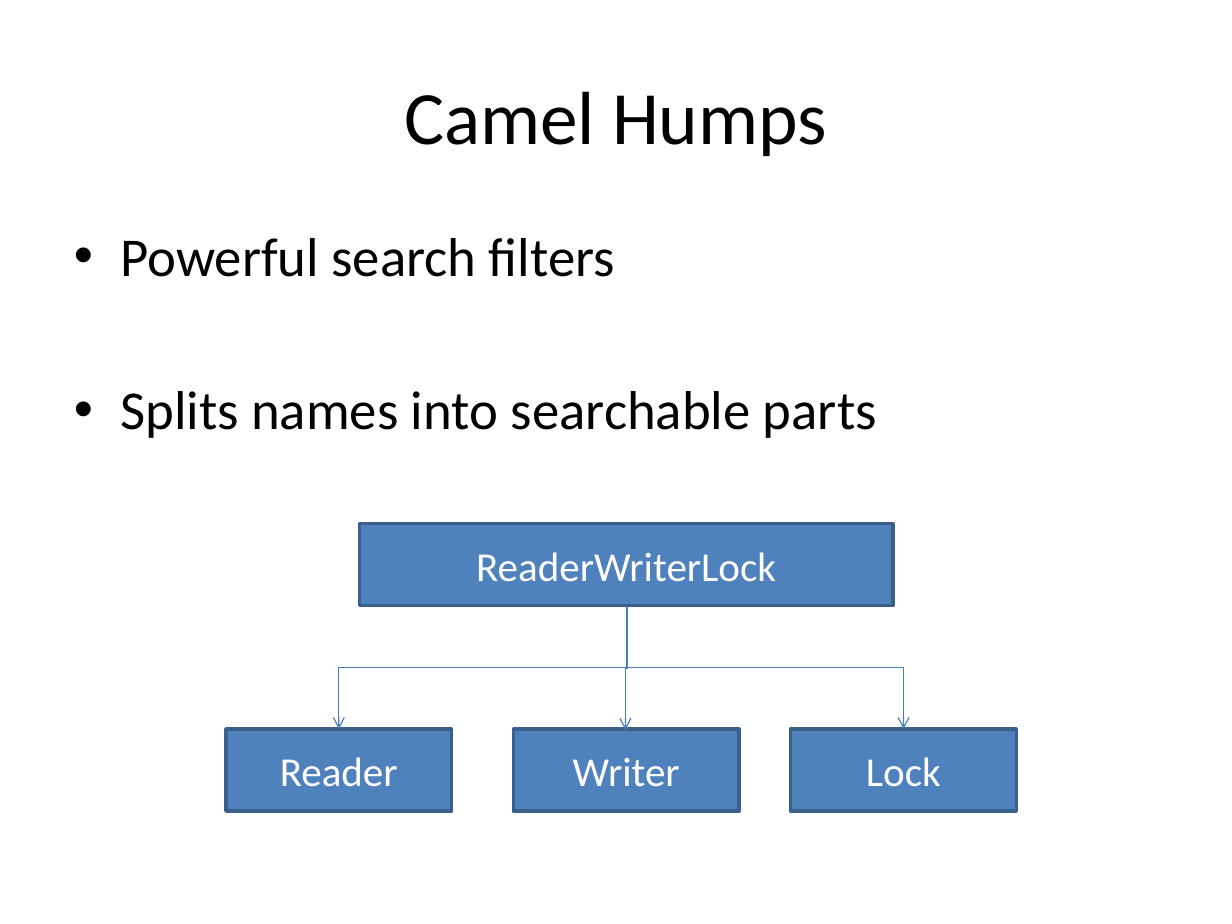
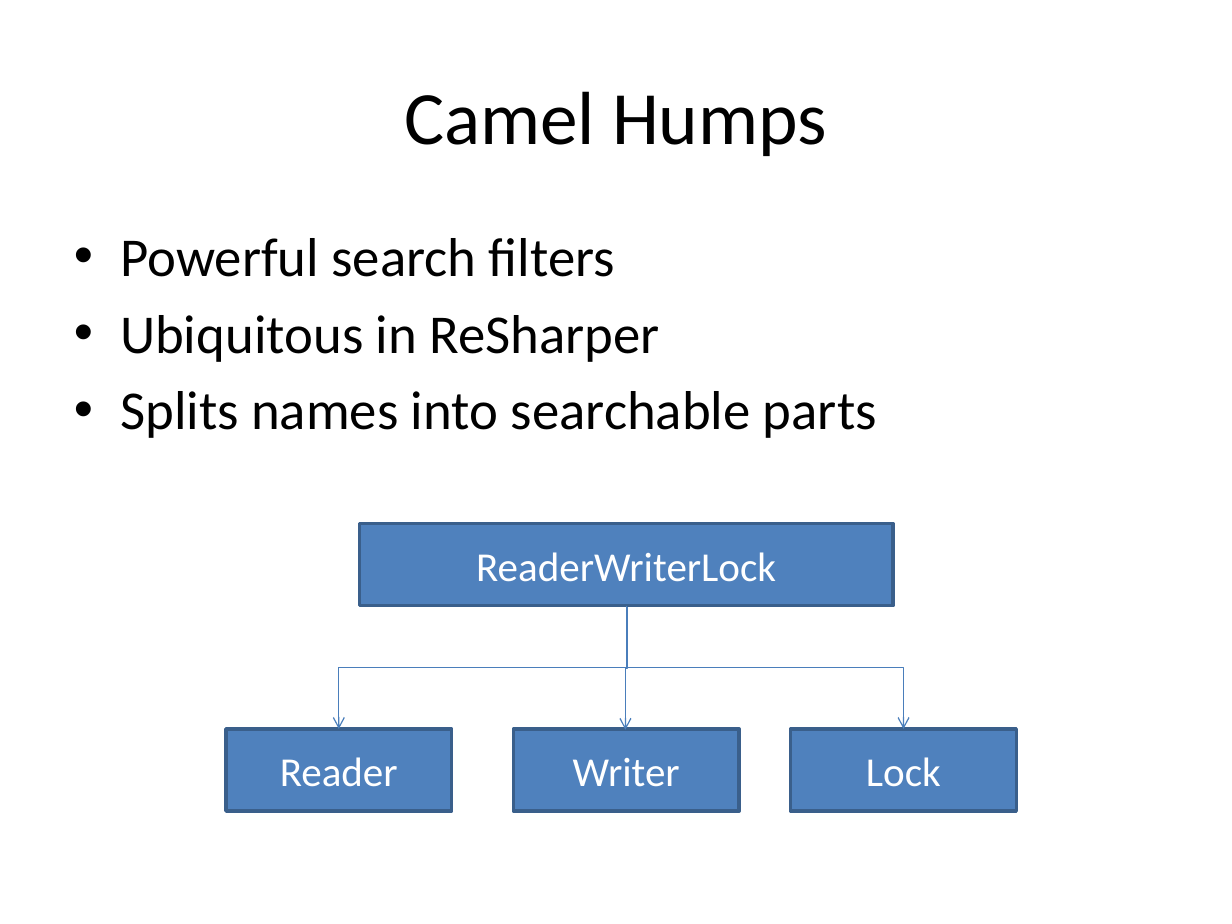
Before and after one commit to rasmuskl/ReSharperCourse, a slide deck: slide 3 of Presentations/2 - Exercises - ReSharper Course.pptx. Drawn at 1232x924 pixels with LibreOffice and Linux fonts; fonts in the diff are those of the drawing. Boxes give left, top, right and bottom in pixels: in the first picture for what was removed or moved away, otherwise in the second. Text is boxed around its words. In the diff, an @@ line names an element or a change of style, - is before the commit and + after.

```diff
--- a/Presentations/2 - Exercises - ReSharper Course.pptx
+++ b/Presentations/2 - Exercises - ReSharper Course.pptx
@@ text at <box>120,315,659,362</box>: paragraph added @@
+• Ubiquitous in ReSharper
```
Also in this commit, not shown: 8 other slides changed, 6 slides added, 1 slide removed, 9 other files.
